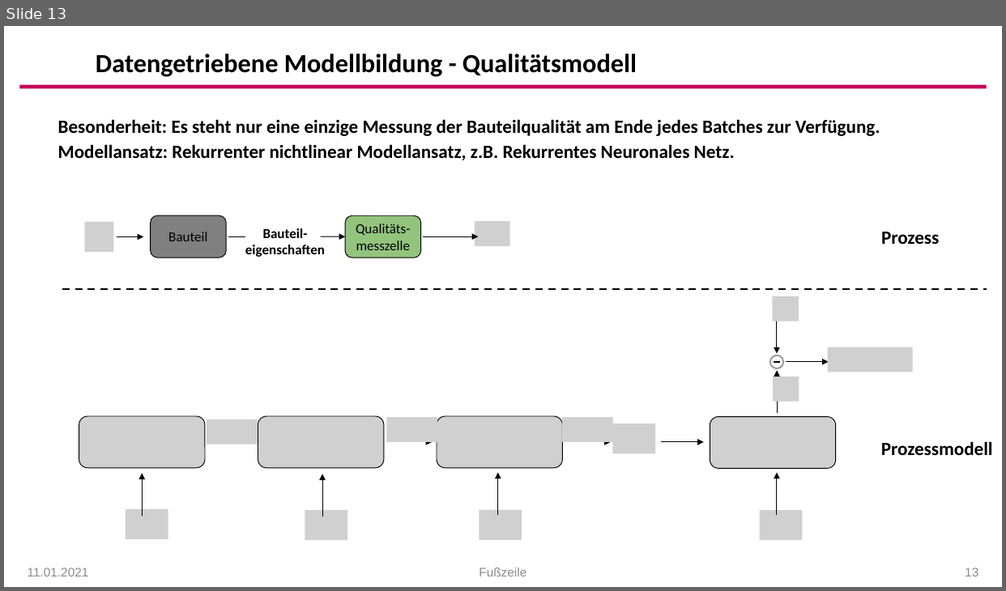
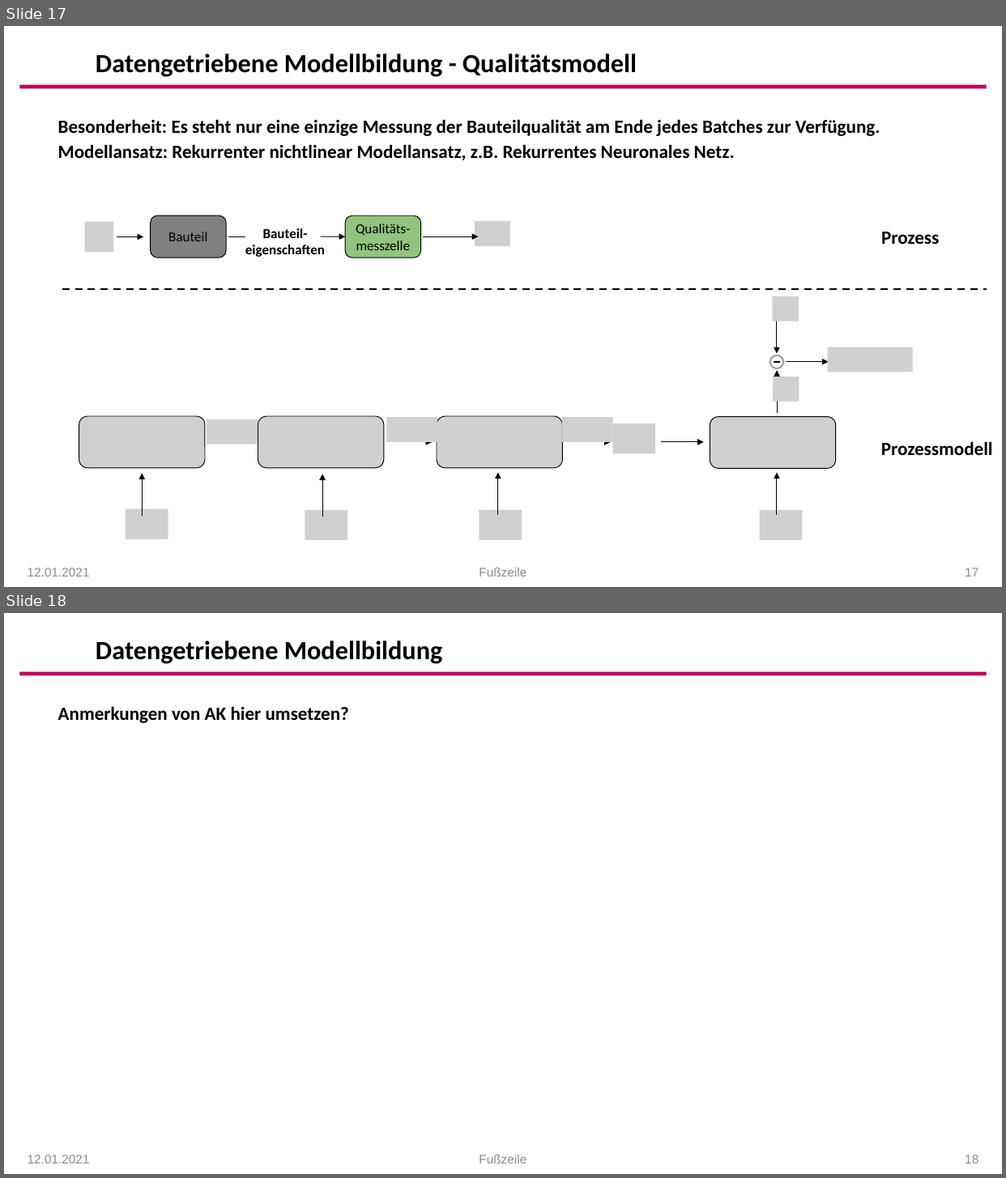
Before and after one commit to arehmer/DigitalTwinInjectionMoulding, a slide deck: Präsentationen/Kick-Off_Agenda.pptx. Shown one above the other, each under a label of ours: slide 13 before the commit, slides 17 and 18 after it. The pictures are 1006x591 and 1006x1178 pixels, drawn with LibreOffice and Linux fonts; fonts in the diff are those of the drawing; grey boxes stand for pictures; background and template pictures are left out. Boxes give left, top, right and bottom in pixels: in the first picture for what was removed or moved away, otherwise in the second. Text is boxed around its words. In the diff, an @@ line names an element or a change of style, - is before the commit and + after.

```diff
--- a/Präsentationen/Kick-Off_Agenda.pptx
+++ b/Präsentationen/Kick-Off_Agenda.pptx
@@ slide 18 added at (x1=4, y1=613, x2=1002, y2=1174), background #FFFFFF; not listed: 1 template element that a slide beside it also shows @@
@@ title added at (x1=96, y1=641, x2=443, y2=664), 25.2 pt, text #000000, bold @@
+Datengetriebene Modellbildung
@@ text added at (x1=58, y1=706, x2=349, y2=723), 18 pt, text #000000, bold @@
+Anmerkungen von AK hier umsetzen?
@@ text added at (x1=27, y1=1155, x2=90, y2=1164), 12 pt, text #8C8C8C @@
+12.01.2021
@@ text added at (x1=479, y1=1155, x2=526, y2=1164), 12 pt, text #8C8C8C @@
+Fußzeile
@@ page number added at (x1=965, y1=1155, x2=978, y2=1164), 12 pt, text #8C8C8C @@
+18
@@ what was slide 13 is now slide 17 @@
@@ slide 17 changed as well @@
@@ text at (x1=27, y1=568, x2=90, y2=577): text changed @@
-11.01.2021
+12.01.2021
@@ page number at (x1=965, y1=568, x2=978, y2=577): text changed @@
-13
+17
```
Also in this commit, not shown: 12 other slides changed, 5 other slides added.
